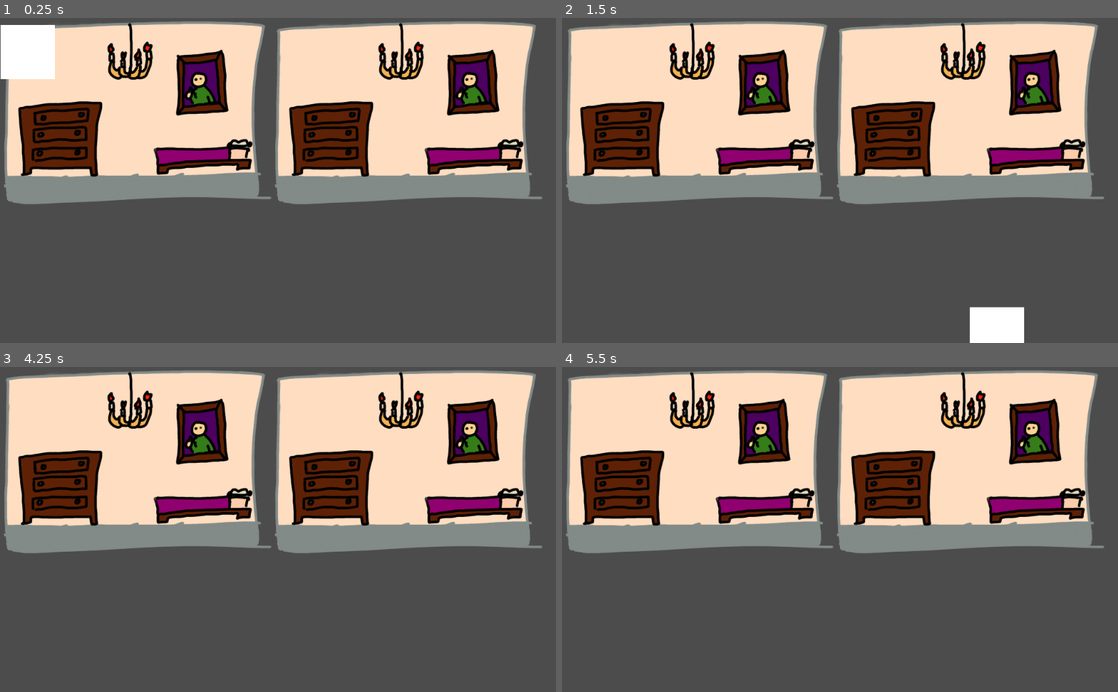
Above: before the commit, frames 1-4 (two rows, left to right).
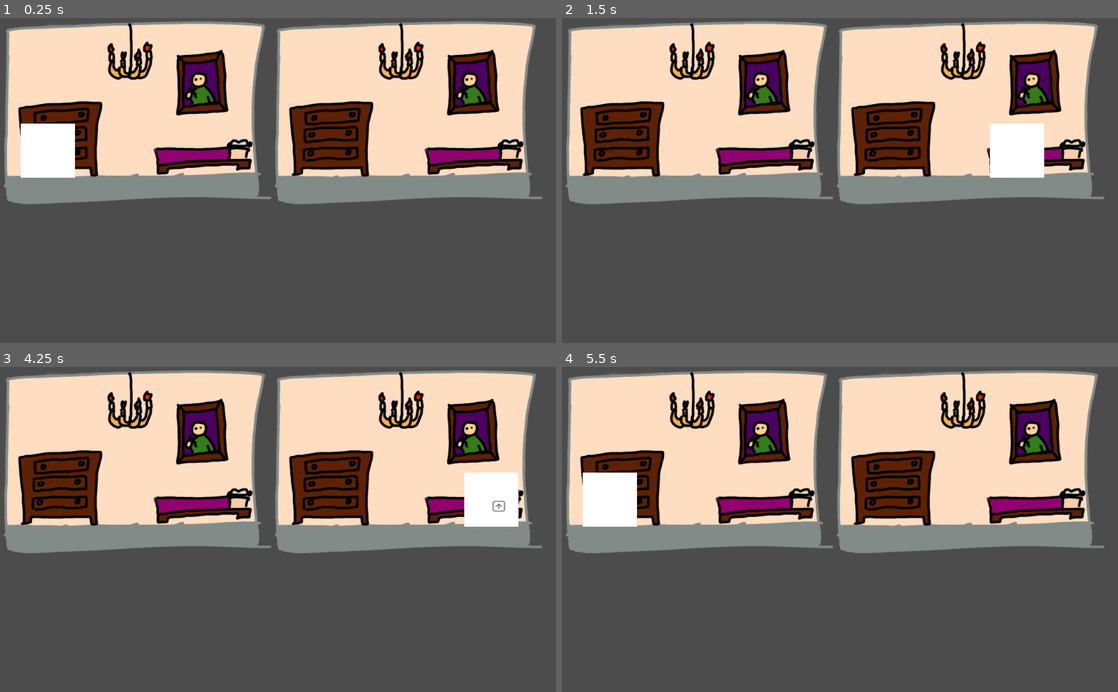
Above: after the commit, the same moments.

Repository: davesilva/ludum-dare-55
Game: Godot game, scene res://project/House/House.tscn
The game is run twice, just before and just after one commit, with the same random seed, the same clock (stepped at 60 frames per second) and the same inputs.
Inputs (mouse positions are in pixels of both pictures, inside the frame that each line leads up to):
- Up to frame 1 (0.25 s): no input
- Up to frame 2 (1.5 s): tap Enter at 0.5 s; move the mouse to (962, 164) at 0.52 s; hold D (standard_move_right) 0.53-1.28 s; tap W (primary_action) at 0.6 s; click (962, 164) at 0.67 s; move the mouse to (728, 196) at 1.27 s; hold F (juice_press_test_feedback) from 1.28 s (still down); tap = (test_overlay_add) at 1.35 s
- Up to frame 3 (4.25 s): tap Space at 2, 3.5 s; move the mouse to (333, 458) at 2.02 s; release F (juice_press_test_feedback) at 2.03 s; hold D (standard_move_right) 2.03-2.78 s; hold - (test_overlay_dismiss) 2.03-2.78 s; tap Enter at 2.75 s; move the mouse to (250, 594) at 2.77 s; hold Up (ui_up) 2.78-3.53 s; tap Backspace (test_overlay_dismiss_all) at 2.85 s; click (250, 594) at 2.92 s; move the mouse to (444, 578) at 3.52 s; hold A (standard_move_left) from 3.53 s (still down); tap W (primary_action) at 3.6 s
- Up to frame 4 (5.5 s): move the mouse to (673, 480) at 4.27 s; tap = (test_overlay_add) at 4.35 s; move the mouse to (867, 529) at 5.02 s; release A (standard_move_left) at 5.03 s; hold F (juice_press_test_feedback) from 5.03 s (still down); hold - (test_overlay_dismiss) from 5.03 s (still down); click (867, 529) at 5.17 s

The runs differ from the first frame. In frame 1, 3.3% of the frame differs, in the area x 0-14%, y 2-50%; in frame 2, 2.7%; in frame 3, 1.6%; in frame 4, 1.6%.

Commit message:
Defy gravity

Diff:
--- a/project/House/House.tscn
+++ b/project/House/House.tscn
@@ -11,4 +11,4 @@
 position = Vector2( 500, 0 )
 
 [node name="PlayerCharacterRoot" parent="." instance=ExtResource( 2 )]
-position = Vector2( 51, -41 )
+position = Vector2( 88, 245 )
--- a/project/player_character/player_character_root.tscn
+++ b/project/player_character/player_character_root.tscn
@@ -22,7 +22,6 @@
 
 [node name="Movement" type="Node" parent="."]
 script = ExtResource( 5 )
-gravity = 25000.0
 speed_calculator_path = NodePath("SpeedController")
 direction_calculator_path = NodePath("WASD")
 
